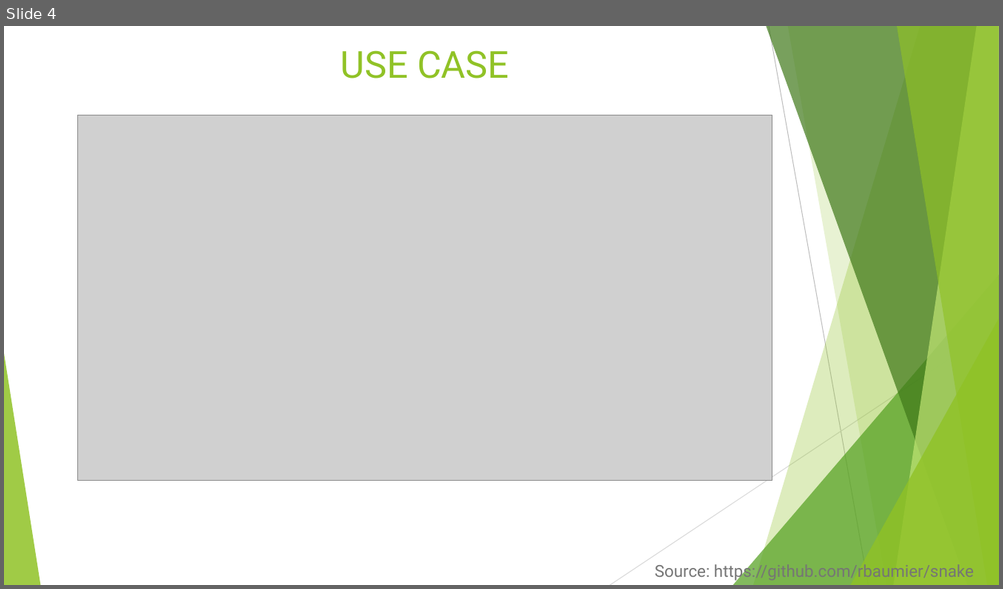
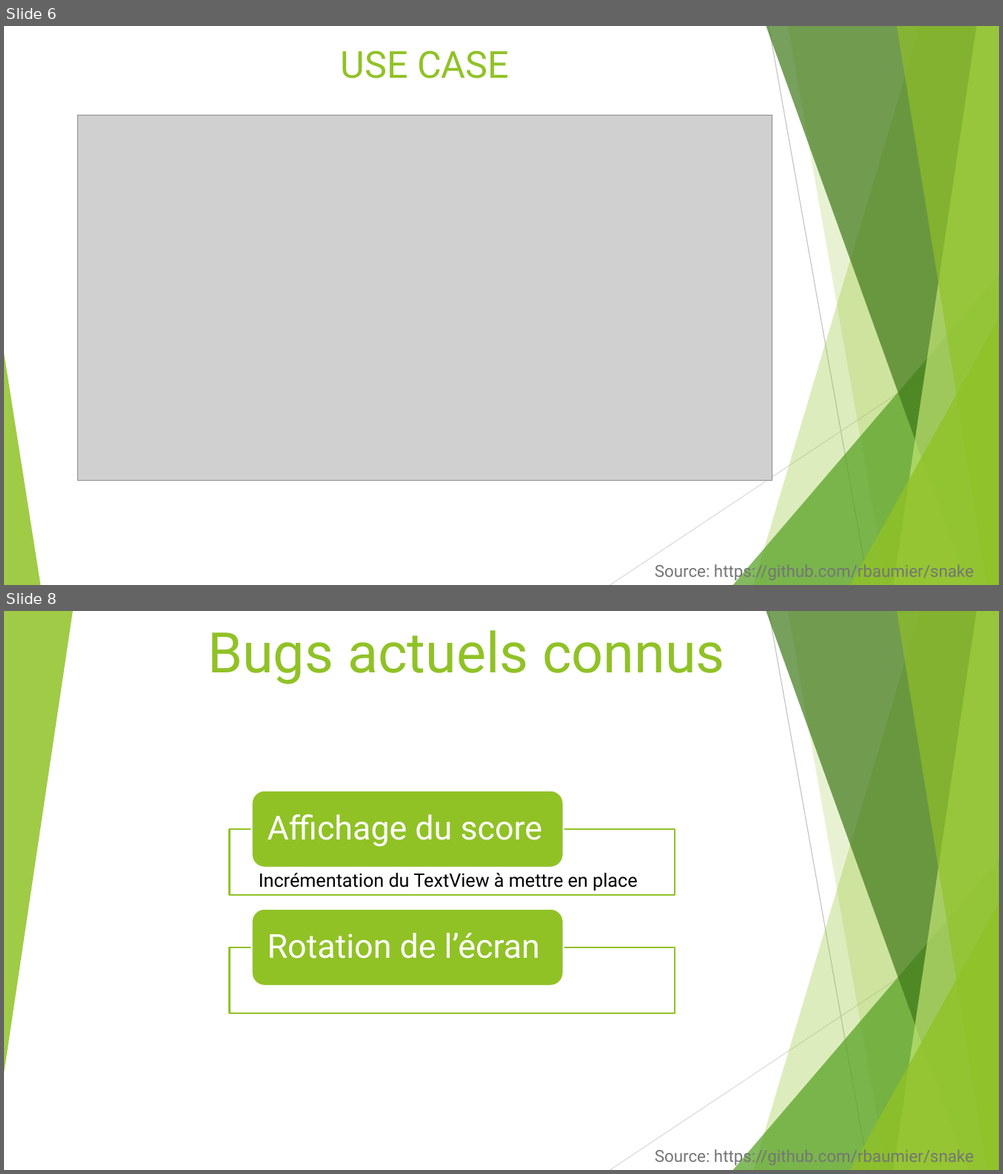
Before and after one commit to rbaumier/snake, a slide deck: docs/ProjetMention.pptx. Shown one above the other, each under a label of ours: slide 4 before the commit, slides 6 and 8 after it; the slides between them are not shown. The pictures are 1003x589 and 1003x1174 pixels, drawn with LibreOffice and Linux fonts; fonts in the diff are those of the drawing; grey boxes stand for pictures. Boxes give left, top, right and bottom in pixels: in the first picture for what was removed or moved away, otherwise in the second. Text is boxed around its words. In the diff, an @@ line names an element or a change of style, - is before the commit and + after.

```diff
--- a/docs/ProjetMention.pptx
+++ b/docs/ProjetMention.pptx
@@ slide 8 added at (4,611,999,1170), background #FFFFFF; not listed: 9 template elements that a slide beside it also shows @@
@@ triangle added at (4,611,73,1073), fill #90C226 at 85% opacity @@
@@ title added at (208,630,725,684), 54 pt, text #90C226 @@
+Bugs actuels connus
@@ text added at (259,873,637,891), 18 pt, text #000000 @@
+Incrémentation du TextView à mettre en place
@@ group added at (229,791,674,1013): 2 rectangles, 2 rounded rectangles, 2 texts @@
+Affichage du score
+Rotation de l’écran
@@ text added at (654,1147,973,1167), 16 pt, text #767676 @@
+Source: https://github.com/rbaumier/snake
@@ what was slide 4 is now slide 6 @@
```
Also in this commit, not shown: 2 slides changed, 5 other slides added, 2 slides removed.
